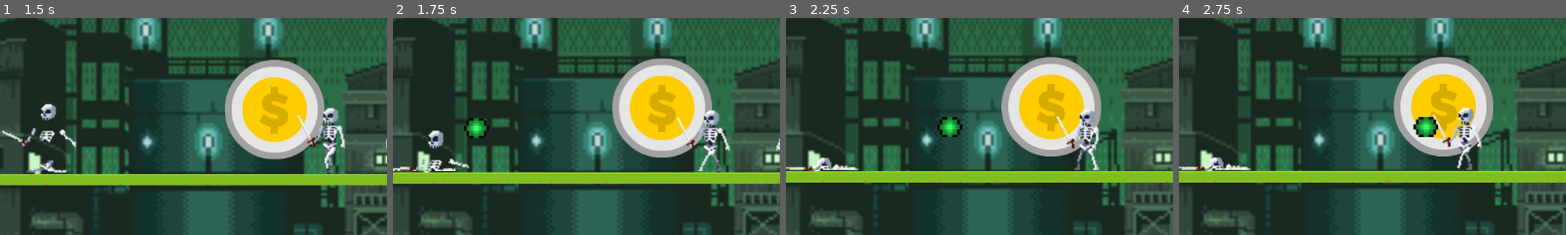
Above: before the commit, frames 1-4 (left to right).
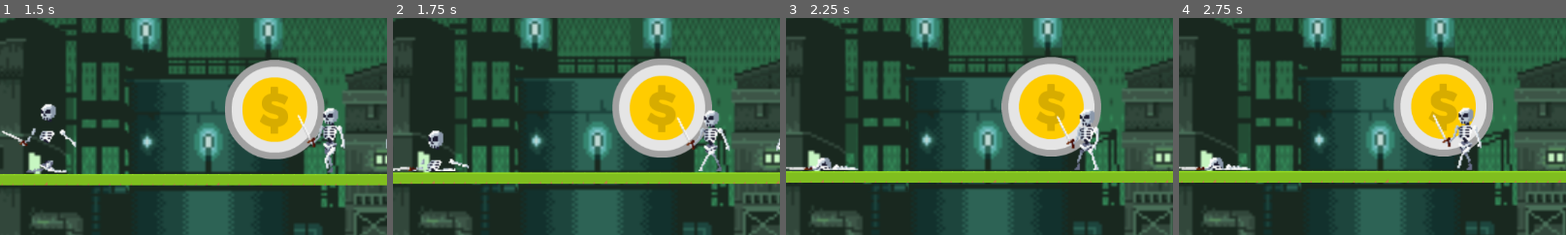
Above: after the commit, the same moments.

Repository: PietPadda/godot-2d-platformer
Game: Godot game, scene res://levels/level_2.tscn
Same seed, same stepped clock (60 frames per second), same inputs: the game is played once before the commit and once after it. This scene is started directly instead of the project's main scene.
Inputs:
- Up to frame 1 (1.5 s): tap Enter (ui_accept) at 0.5, 0.77 s; hold Right (ui_right) from 0.53 s (still down)
- Up to frame 2 (1.75 s): keep holding Right (ui_right); tap Enter (ui_accept) at 1.52 s
- Up to frame 3 (2.25 s): release Right (ui_right) at 2.03 s; hold Left (ui_left) from 2.03 s (still down)
- Up to frame 4 (2.75 s): keep holding Left (ui_left)
The pictures show only the part of the screen within x 50-100%, y 26-76%; the shares and areas given below are measured in that part.

Frame 1 is identical in both runs. In frame 2, 0.4% of the frame differs, in the area x 18-25%, y 45-56%; in frame 3, 0.5%; in frame 4, 0.5%, in the area x 60-67%, y 45-55%.

Commit message:
fix(enemy): limit to one projectile and prevent shooting when stomped

Diff:
--- a/godot-2d-platformer/mob/mob.gd
+++ b/godot-2d-platformer/mob/mob.gd
@@ -19,6 +19,7 @@
 var direction: float # only init var
 var gravity = ProjectSettings.get_setting("physics/2d/default_gravity")
 var is_stomped = false # death state init
+var active_projectile = null # project live init
 
 # file paths
 const SQUASH_SOUND = preload("res://assets/audio/enemy/bones_falling.wav")
@@ -102,7 +103,8 @@
 	move_and_slide()
 
 	# shoot logic
-	if shoot_timer.is_stopped(): # if timer has finished
+	# if timer has finished and no active project
+	if shoot_timer.is_stopped() and not is_instance_valid(active_projectile):
 		shoot_timer.start() # restart the timer
 
 # player lands on enemy head
@@ -124,6 +126,8 @@
 		animated_sprite.play("squashed") # play death animation
 		sfx_player.stream = SQUASH_SOUND # set SFX
 		sfx_player.play() # play SFX
+		shoot_timer.stop() # stop bullet firing
+
 		# add a small bounce for the player
 		body.velocity.y = body.JUMP_VELOCITY * 0.7
 
@@ -137,7 +141,7 @@
 
 # func called on timer one shot
 func _on_timer_timeout() -> void:
-	queue_free() # safely delete the mob from  game
+	queue_free() # safely delete the mob from game
 
 # func called on player entering the visibility radius
 func _on_player_detector_body_entered(body: Node2D) -> void:
@@ -157,7 +161,10 @@
 	if not is_instance_valid(player):
 		return # early exit
 
+	# create and store pellet instance
 	var pellet = PELLET_SCENE.instantiate() # pellet instance create
+	active_projectile = pellet # store instance
+
 	get_parent().add_child(pellet) # add pellet to level scene
 	# set starting position to Muzzle's global position
 	pellet.global_position = muzzle.global_position
